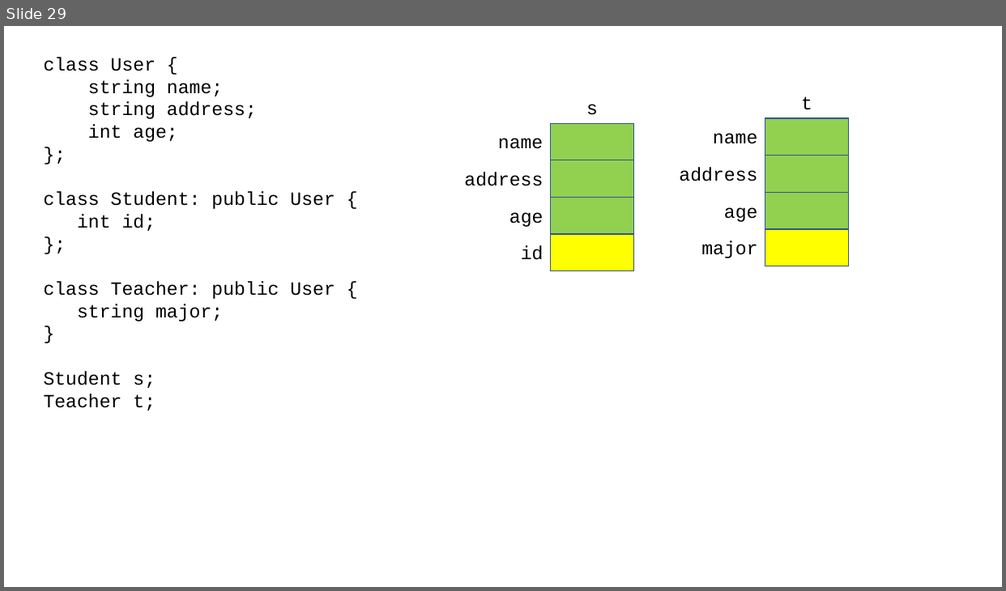
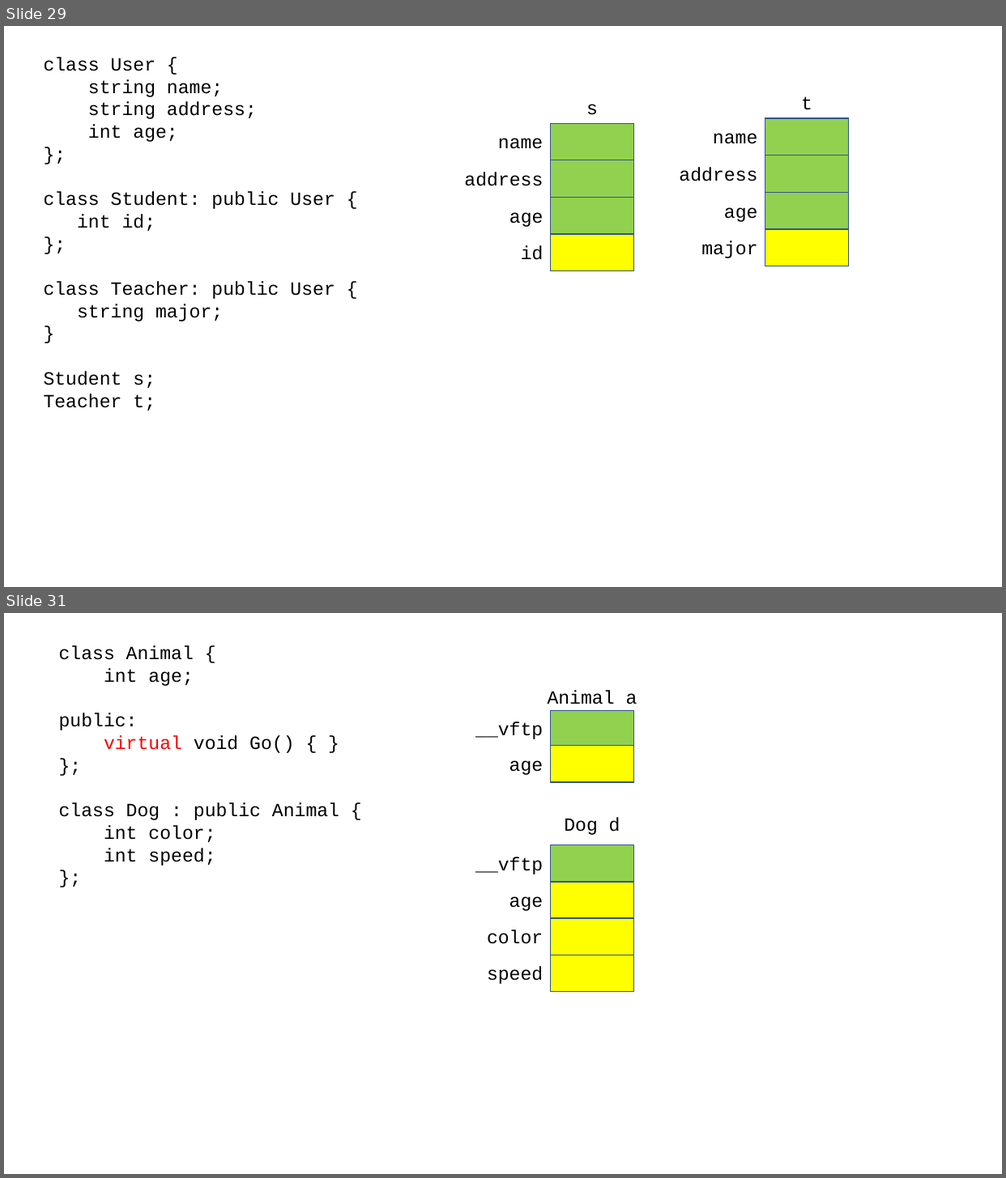
Before and after one commit to Mike7Chu/hyundai_230303, a slide deck: 230303.pptx. Shown one above the other, each under a label of ours: slide 29 before the commit, slides 29 and 31 after it; the slides between them are not shown. The pictures are 1006x591 and 1006x1178 pixels, drawn with LibreOffice and Linux fonts; fonts in the diff are those of the drawing. Boxes give left, top, right and bottom in pixels: in the first picture for what was removed or moved away, otherwise in the second. Text is boxed around its words. In the diff, an @@ line names an element or a change of style, - is before the commit and + after.

```diff
--- a/230303.pptx
+++ b/230303.pptx
@@ slide 31 added at box(4, 613, 1002, 1174), background #FFFFFF @@
@@ text added at box(59, 645, 339, 866), 18 pt, text #000000 @@
+class Animal {
+int age;
+public:
+virtual void Go() { }
+};
+class Dog : public Animal {
+int color;
+int speed;
+};
@@ text added at box(548, 690, 637, 705), 18 pt, text #000000 @@
+Animal a
@@ text added at box(475, 722, 543, 739), 18 pt, text #000000 @@
+__vftp
@@ rectangle added at box(551, 710, 633, 747), fill #92D050, outline #325491 1 pt @@
@@ rectangle added at box(551, 746, 633, 782), fill #FFFF00, outline #325491 1 pt @@
@@ text added at box(509, 760, 543, 775), 18 pt, text #000000 @@
+age
@@ text added at box(564, 818, 620, 835), 18 pt, text #000000 @@
+Dog d
@@ rectangle added at box(551, 845, 633, 882), fill #92D050, outline #325491 1 pt @@
@@ text added at box(475, 857, 543, 875), 18 pt, text #000000 @@
+__vftp
@@ text added at box(509, 897, 543, 911), 18 pt, text #000000 @@
+age
@@ rectangle added at box(551, 882, 633, 918), fill #FFFF00, outline #325491 1 pt @@
@@ rectangle added at box(551, 918, 633, 955), fill #FFFF00, outline #325491 1 pt @@
@@ text added at box(487, 931, 543, 944), 18 pt, text #000000 @@
+color
@@ text added at box(487, 967, 543, 984), 18 pt, text #000000 @@
+speed
@@ rectangle added at box(551, 955, 633, 992), fill #FFFF00, outline #325491 1 pt @@
```
Also in this commit, not shown: 6 other slides added, 1 other file.
